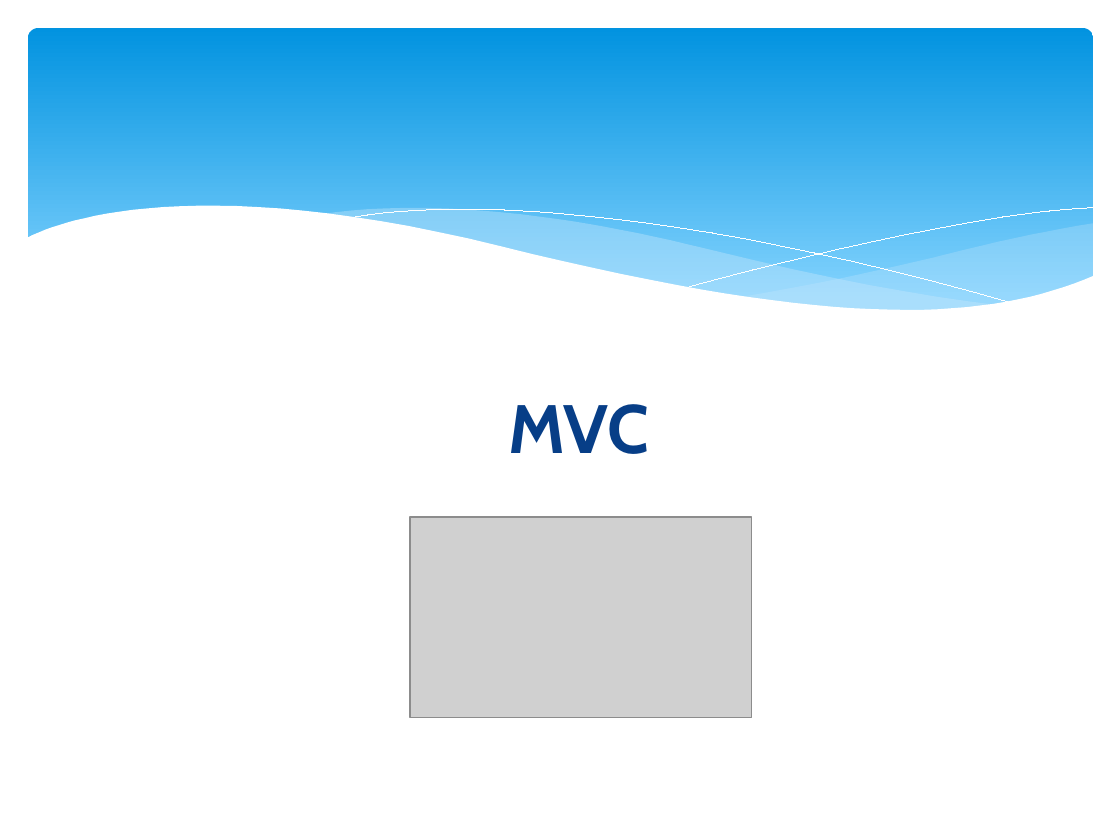
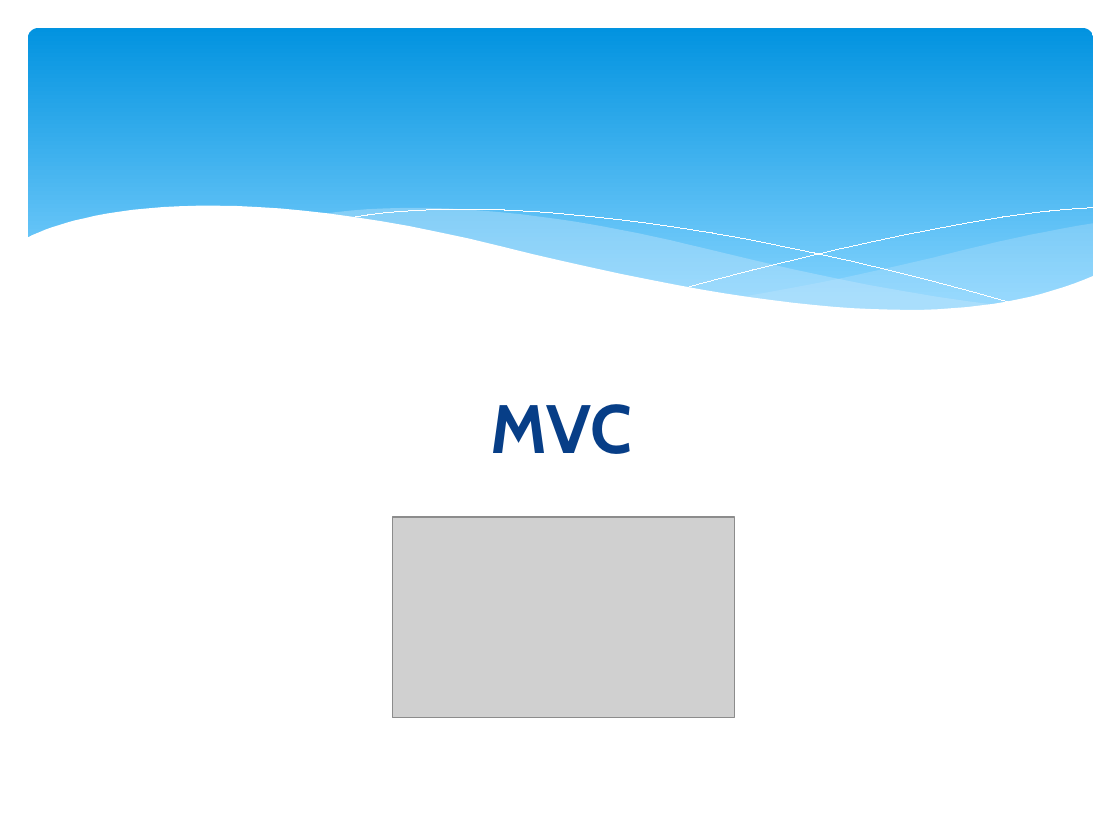
Before and after one commit to orlysemperfi/tp3-contratos-clientes, a slide deck: slide 12 of ITERACION 5/SUBITERACION 2/PRESENTACION01/PPT TP3 PRES02.pptx. Drawn at 1120x840 pixels with LibreOffice and Linux fonts; fonts in the diff are those of the drawing; grey boxes stand for pictures. Boxes give left, top, right and bottom in pixels: in the first picture for what was removed or moved away, otherwise in the second. Text is boxed around its words. In the diff, an @@ line names an element or a change of style, - is before the commit and + after.

```diff
--- a/ITERACION 5/SUBITERACION 2/PRESENTACION01/PPT TP3 PRES02.pptx
+++ b/ITERACION 5/SUBITERACION 2/PRESENTACION01/PPT TP3 PRES02.pptx
@@ title "MVC": place and size @@
-title "MVC" at bbox=[508, 404, 650, 454]
+title "MVC" at bbox=[490, 404, 632, 454]
@@ picture: place and size @@
-picture at bbox=[410, 517, 752, 718]
+picture at bbox=[392, 517, 734, 718]
```
Also in this commit, not shown: 10 other slides changed.
